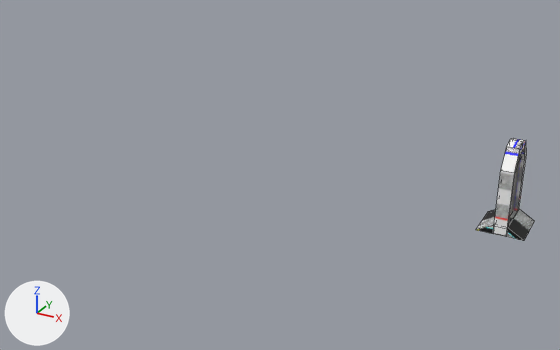
Before and after pictures for a commit that changed the Blender file map.blend.
Before and after are seen from a camera (50 mm lens) standing at (5.8, -30.3, 14.0) and looking at (-11.3, 0.6, -1.5). The lights are fixed; the arrows at lower left show +X, +Y and +Z. Mesh edges are drawn as thin lines.

The older version as bpy lines, for what is in view:
```python
me_cube_006 = bpy.data.meshes.new('Cube.006')
me_cube_006.from_pydata(...)  # 48 vertices, 48 faces; spans x -1.0..1.0, y -1.08..1.08, z -1.4..2.47
# faces by material slot: [36, 12]
me_cube_006.materials.append(mat_default)  # picture img_modeling_texture_png
me_cube_006.materials.append(mat_cliff)  # picture img_modeling_texture2_png
ob_cube_005 = bpy.data.objects.new('Cube.005', me_cube_006)
ob_cube_005.location = (0.0, 0.0, 0.15)
```
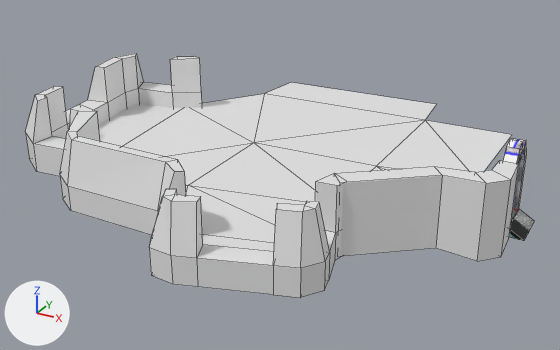
What differs and where, as boxes [x1, y1, x2, y2] in the pictures (560 x 350 px):
'Plane.001', added: after [25, 53, 519, 297]

Edits to the bpy script that builds the scene:
```text
Add me_plane_004:
    me_plane_004.from_pydata(...)  # 184 vertices, 180 faces; spans x -23.7..1.7, y -10.7..13.4, z -0.5..3.0
Add ob_plane_001:
    ob_plane_001 = bpy.data.objects.new('Plane.001', me_plane_004)
    ob_plane_001.location = (-1.2, 0.0, -0.97)
```
